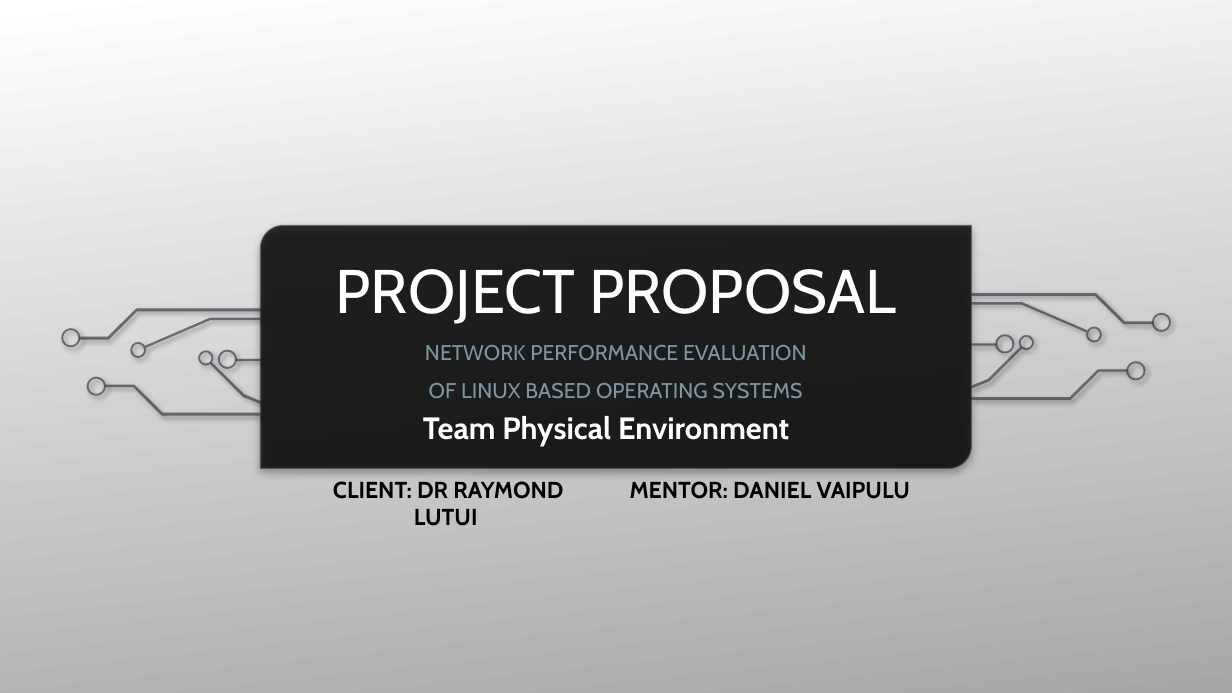
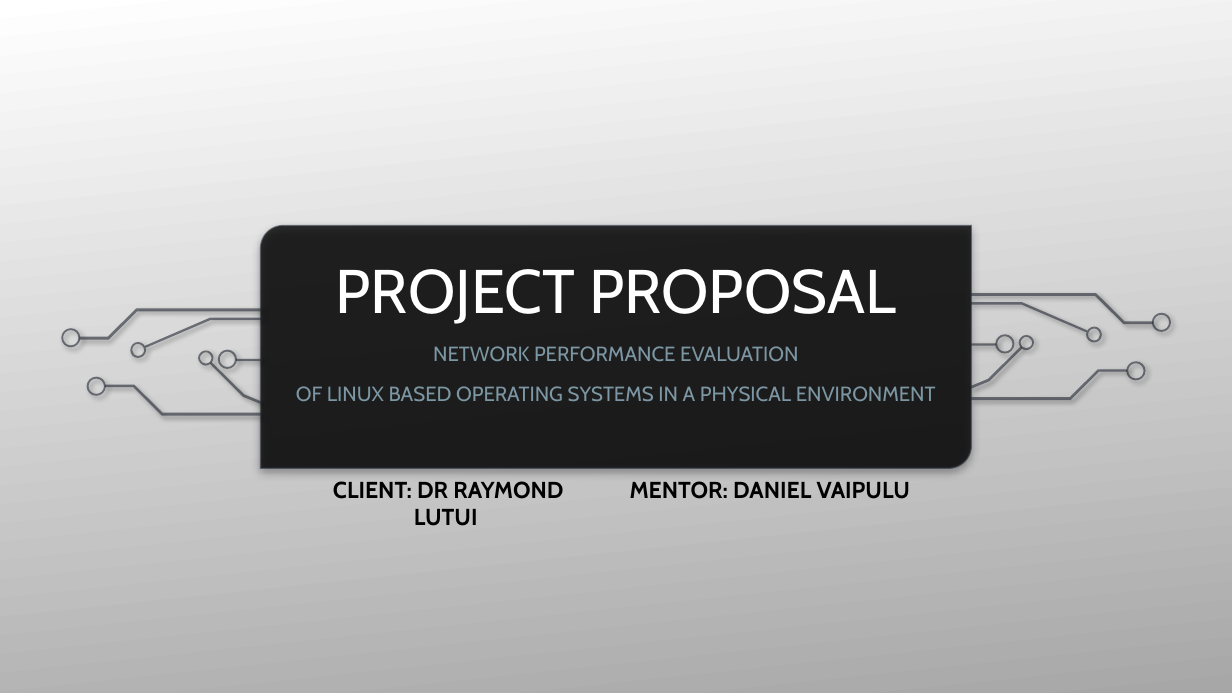
Before and after one commit to Linux-Network-Performance-Evaluation/Portfolio, a slide deck: slide 1 of 02-Planning-and-Control/Proposal/Proposal-Presentation/Version-History/First Draft Powerpoint.pptx. Drawn at 1232x693 pixels with LibreOffice and Linux fonts; fonts in the diff are those of the drawing; background and template pictures are left out. Boxes give left, top, right and bottom in pixels: in the first picture for what was removed or moved away, otherwise in the second. Text is boxed around its words. In the diff, an @@ line names an element or a change of style, - is before the commit and + after.

```diff
--- a/02-Planning-and-Control/Proposal/Proposal-Presentation/Version-History/First Draft Powerpoint.pptx
+++ b/02-Planning-and-Control/Proposal/Proposal-Presentation/Version-History/First Draft Powerpoint.pptx
@@ subtitle at (433, 346, 798, 361): size 16.6 to 16 pt in "NETWORK PERFORMANCE EVALUATION"; line spacing 1 to 1.1 @@
@@ subtitle at (296, 386, 936, 401): text changed; size 16.6 to 16 pt @@
-OF LINUX BASED OPERATING SYSTEMS
+OF LINUX BASED OPERATING SYSTEMS IN A PHYSICAL ENVIRONMENT
@@ text removed at (423, 416, 789, 446) @@
-Team Physical Environment
```
Also in this commit, not shown: 4 other slides changed, 5 slides added, 11 slides removed, 8 other files.
